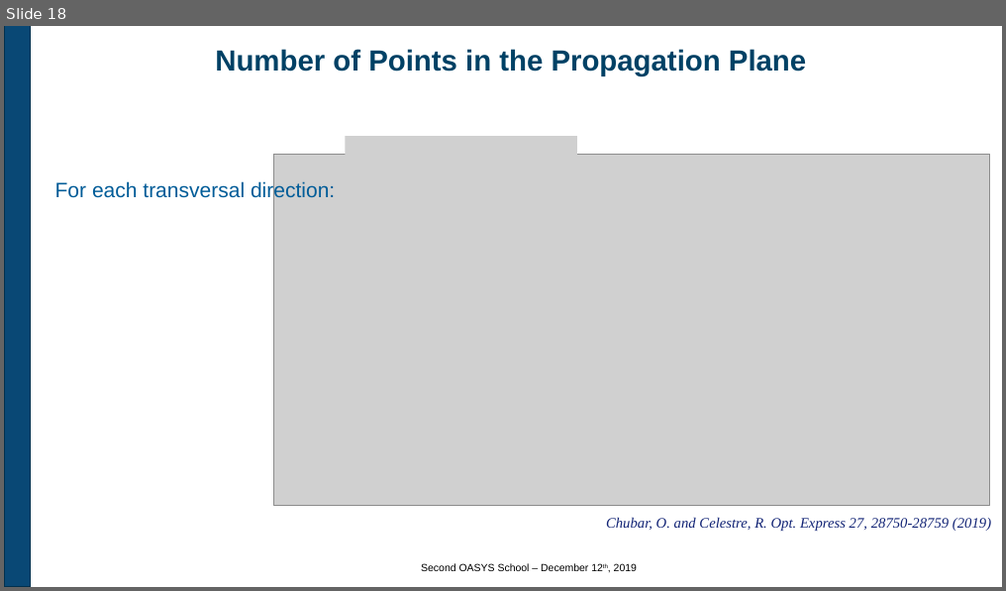
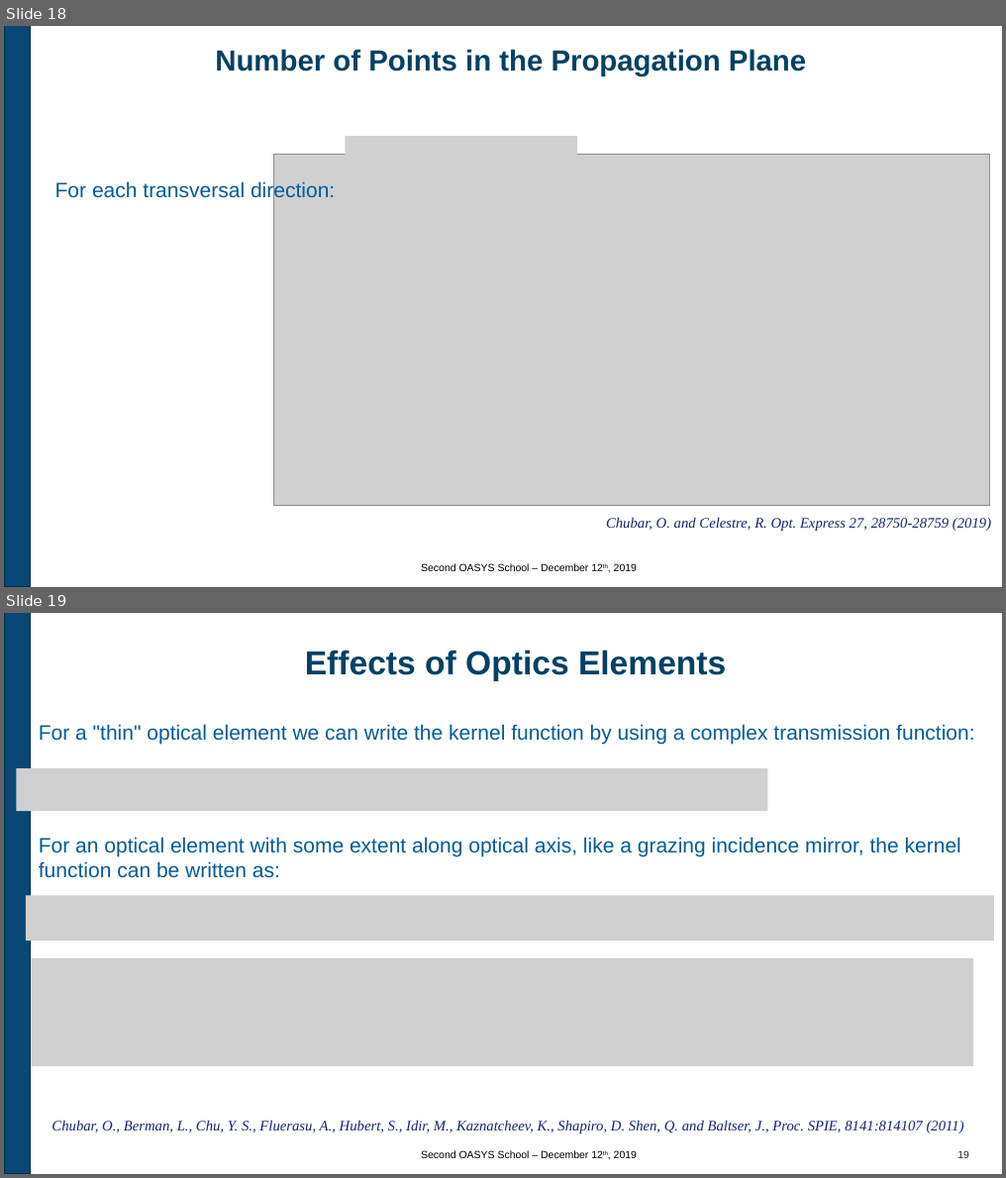
Before and after one commit to oasys-kit/oasys_school, a slide deck: second/slides/2_Introduction_to_SRW.pptx. Shown one above the other, each under a label of ours: slide 18 before the commit, slides 18 and 19 after it. The pictures are 1006x591 and 1006x1178 pixels, drawn with LibreOffice and Linux fonts; fonts in the diff are those of the drawing; grey boxes stand for pictures; background and template pictures are left out. Boxes give left, top, right and bottom in pixels: in the first picture for what was removed or moved away, otherwise in the second. Text is boxed around its words. In the diff, an @@ line names an element or a change of style, - is before the commit and + after.

Commit message:
Second Oasys School

```diff
--- a/second/slides/2_Introduction_to_SRW.pptx
+++ b/second/slides/2_Introduction_to_SRW.pptx
@@ slide 19 added at <box>4,613,1002,1174</box>, background #FFFFFF; not listed: 1 template element that a slide beside it also shows @@
@@ title added at <box>305,650,726,681</box>, 32 pt, text #004165, bold @@
+Effects of Optics Elements
@@ text added at <box>39,724,974,744</box>, 20 pt, text #005C98 @@
+For a "thin" optical element we can write the kernel function by using a complex transmission function:
@@ picture added at <box>16,768,767,811</box> @@
@@ text added at <box>39,837,961,878</box>, 20 pt, text #005C98 @@
+For an optical element with some extent along optical axis, like a grazing incidence mirror, the kernel function can be written as:
@@ picture added at <box>26,895,994,940</box> @@
@@ picture added at <box>31,959,973,1066</box> @@
@@ text added at <box>52,1120,964,1134</box>, 14 pt, text #112375, italic @@
+Chubar, O., Berman, L., Chu, Y. S., Fluerasu, A., Hubert, S., Idir, M., Kaznatcheev, K., Shapiro, D. Shen, Q. and Baltser, J., Proc. SPIE, 8141:814107 (2011)
@@ text added at <box>421,1151,637,1158</box>, 10 pt, text #000000 @@
+Second OASYS School – December 12th, 2019
@@ page number added at <box>957,1151,969,1158</box>, 10 pt, text #232425 @@
+19
```
Also in this commit, not shown: 7 slides changed, 3 other slides added, 4 slides removed, 1 other file.
